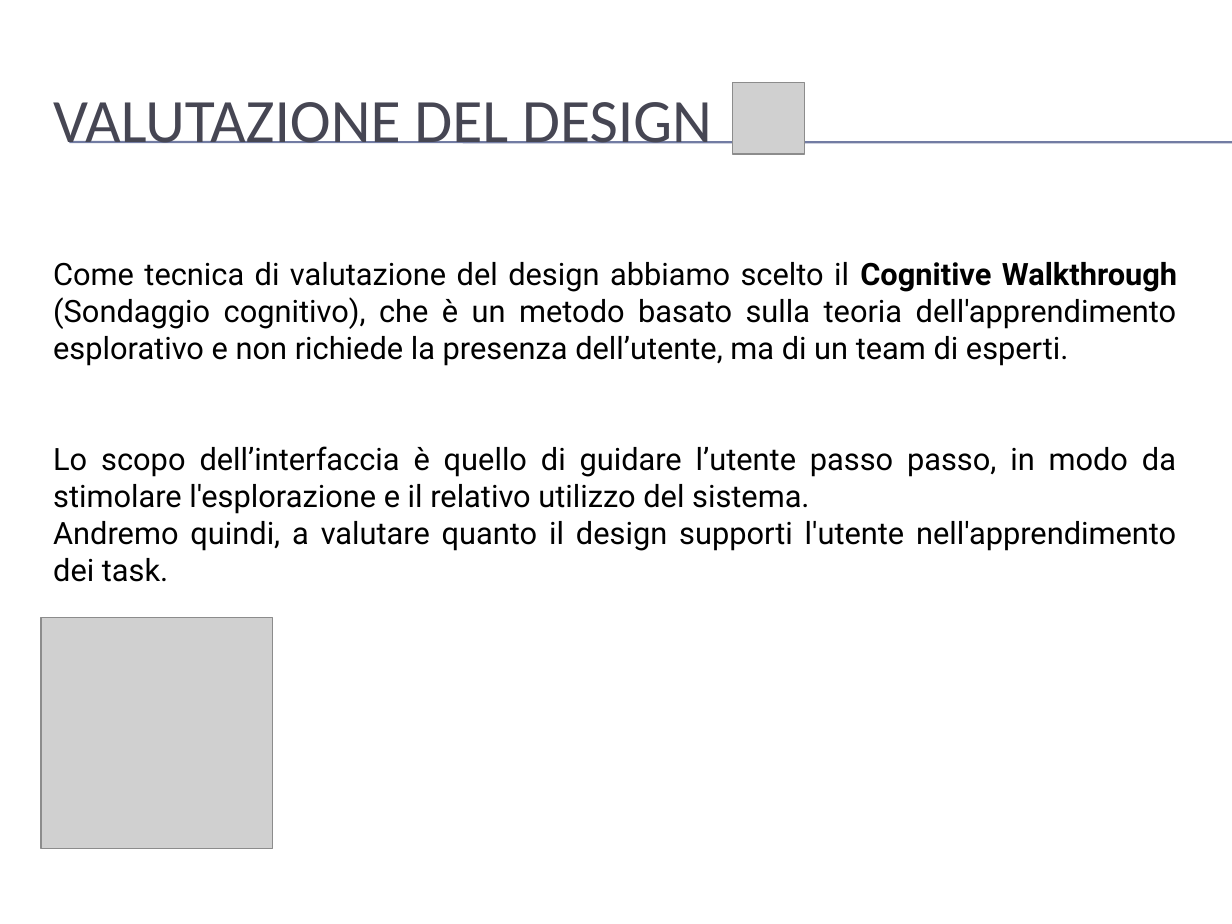
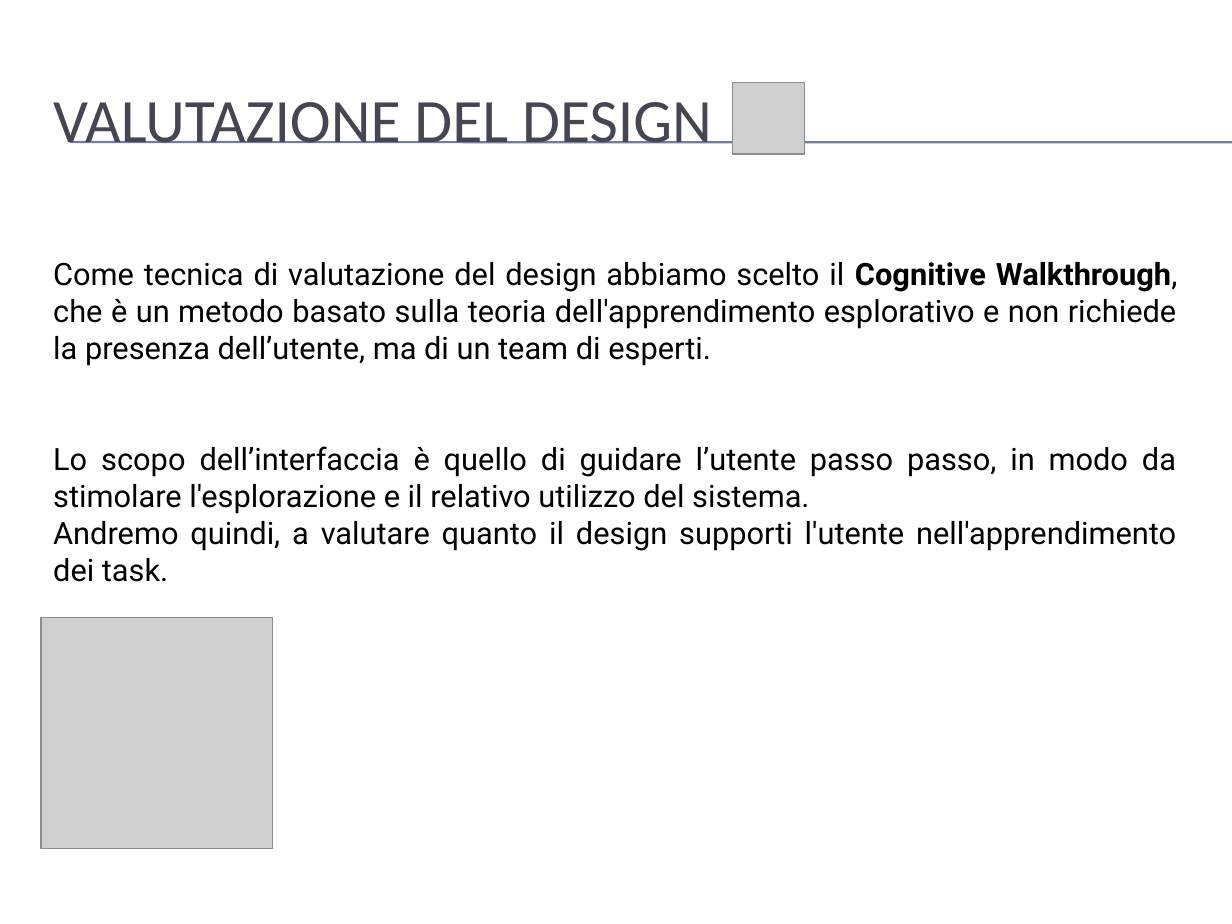
Before and after one commit to mario-santoro/Bullyingless, a slide deck: slide 15 of Assignment n.4/presentazione.pptx (slide 14 before the commit). Drawn at 1232x924 pixels with LibreOffice and Linux fonts; fonts in the diff are those of the drawing; grey boxes stand for pictures; background and template pictures are left out. Boxes give left, top, right and bottom in pixels: in the first picture for what was removed or moved away, otherwise in the second. Text is boxed around its words. In the diff, an @@ line names an element or a change of style, - is before the commit and + after.

```diff
--- a/Assignment n.4/presentazione.pptx
+++ b/Assignment n.4/presentazione.pptx
@@ text at (x1=53, y1=262, x2=1178, y2=366): text changed @@
-Come tecnica di valutazione del design abbiamo scelto il Cognitive Walkthrough (Sondaggio cognitivo), che è un metodo basato sulla teoria dell'apprendimento esplorativo e non richiede la presenza dell’utente, ma di un team di esperti.
+Come tecnica di valutazione del design abbiamo scelto il Cognitive Walkthrough, che è un metodo basato sulla teoria dell'apprendimento esplorativo e non richiede la presenza dell’utente, ma di un team di esperti.
```
Also in this commit, not shown: 7 other slides changed, 1 slide added.
